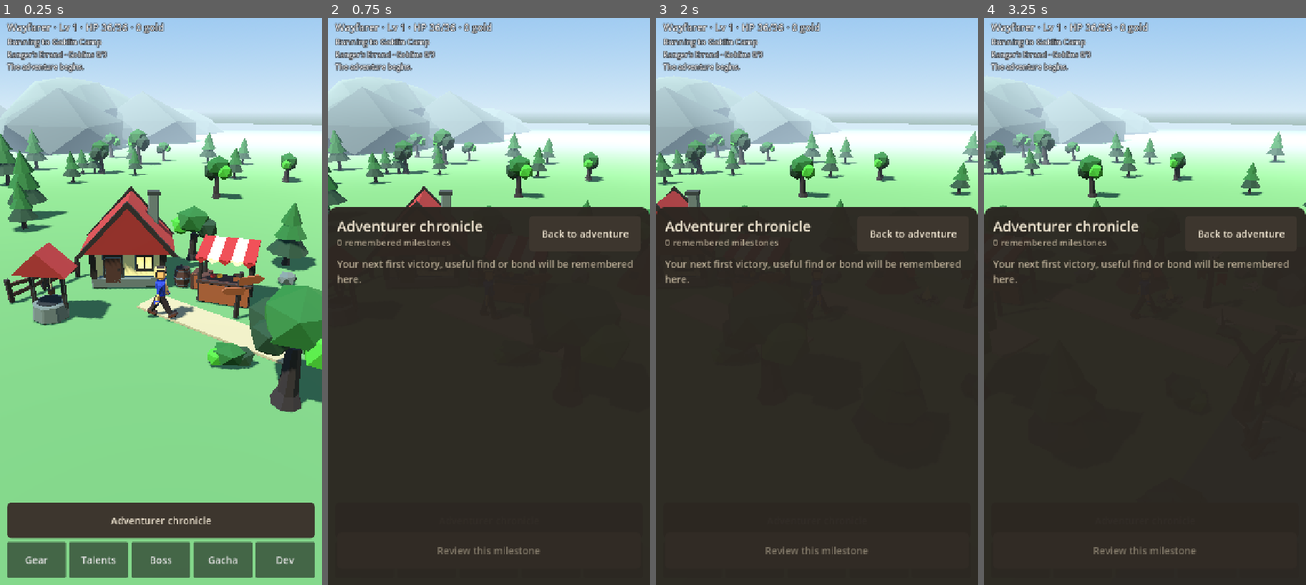
Above: before the commit, frames 1-4 (left to right).
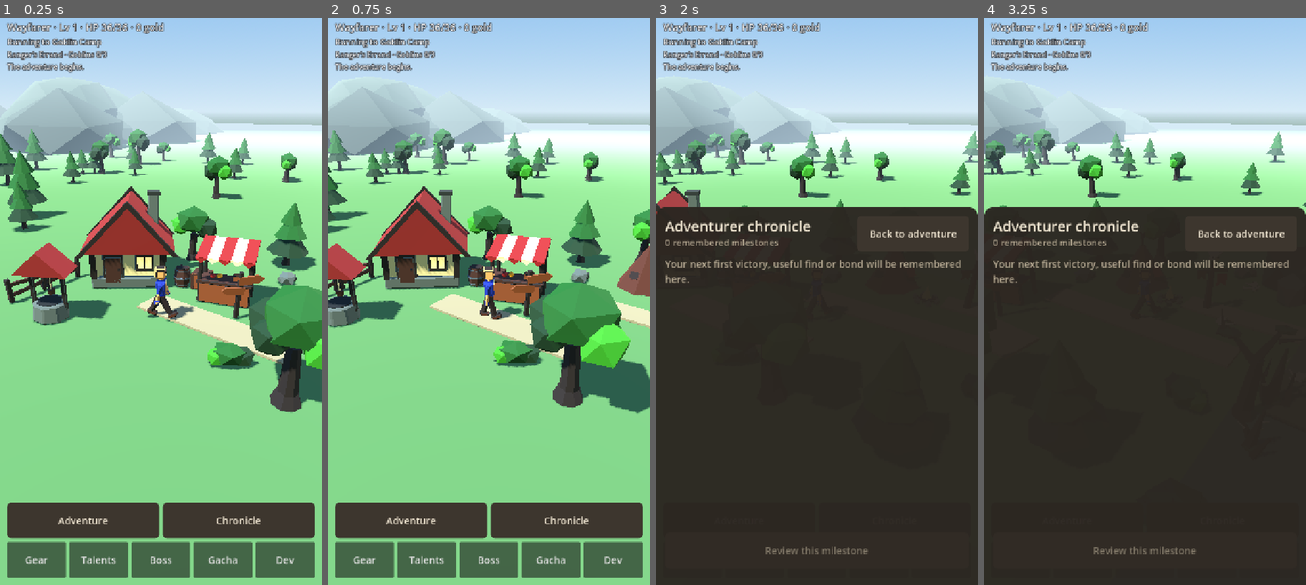
Above: after the commit, the same moments.

Repository: gabebartolo-spec/Idlerpg
Game: Godot game, scene res://main.tscn
Two runs of this game, one before a commit and one after it. Both use one fixed random seed, a clock stepped at 60 frames per second and the inputs below.
Inputs (mouse positions are in pixels of both pictures, inside the frame that each line leads up to):
- Up to frame 1 (0.25 s): no input
- Up to frame 2 (0.75 s): click (489, 522) at 0.5 s, where only the run before the commit has a clickable "Adventurer chronicle"
- Up to frame 3 (2 s): click "Adventurer chronicle" (after the commit: "Chronicle") at 1.25 s
- Up to frame 4 (3.25 s): click "Adventurer chronicle" (after the commit: "Adventure") at 2 s; click "Adventurer chronicle" (after the commit: "Adventure") at 2.75 s

The runs differ from the first frame. In frame 1, 0.5% of the frame differs, in the area x 18-81%, y 85-92%; in frame 2, 59%, in the area x 0-100%, y 33-100%; in frame 3, less than 0.1%; in frame 4, less than 0.1%.

Commit message:
feat: add three permanent adventure goals with tracked pursuits

Diff:
--- a/src/main.gd
+++ b/src/main.gd
@@ -10,6 +10,7 @@
 const GearScreenScript = preload("res://src/ui/gear_screen.gd")
 const TalentScreenScript = preload("res://src/ui/talent_screen.gd")
 const GachaScreenScript = preload("res://src/ui/gacha_screen.gd")
+const AdventureScreenScript = preload("res://src/ui/adventure_screen.gd")
 const SheetScript = preload("res://src/ui/sheet.gd")
 const ChronicleScreenScript = preload("res://src/ui/chronicle_screen.gd")
 const BossScreenScript = preload("res://src/ui/boss_screen.gd")
@@ -53,6 +54,7 @@
 var talent_panel: Control
 var boss_panel: Control
 var chronicle_panel: Control
+var adventure_panel: Control
 var return_highlights: VBoxContainer
 var talent_button: Button
 var talent_proc_pulse: float = 0.0
@@ -443,9 +445,17 @@
 	bottom_column.add_theme_constant_override("separation", 8)
 	bottom.add_child(bottom_column)
 
-	var chronicle_button := UiStyleScript.button("Adventurer chronicle")
+	var pursuits := HBoxContainer.new()
+	pursuits.add_theme_constant_override("separation", 8)
+	bottom_column.add_child(pursuits)
+	var adventure_button := UiStyleScript.button("Adventure")
+	adventure_button.size_flags_horizontal = Control.SIZE_EXPAND_FILL
+	adventure_button.pressed.connect(func() -> void: _toggle_sheet(adventure_panel))
+	pursuits.add_child(adventure_button)
+	var chronicle_button := UiStyleScript.button("Chronicle")
 	chronicle_button.pressed.connect(func() -> void: _toggle_sheet(chronicle_panel))
-	bottom_column.add_child(chronicle_button)
+	chronicle_button.size_flags_horizontal = Control.SIZE_EXPAND_FILL
+	pursuits.add_child(chronicle_button)
 
 	var actions := HBoxContainer.new()
 	actions.add_theme_constant_override("separation", 8)
@@ -525,6 +535,13 @@
 	gacha_panel.companion_changed.connect(_on_companion_changed)
 	gacha_collection_view = gacha_panel.collection_view
 	gacha_history_view = gacha_panel.history_view
+
+	adventure_panel = AdventureScreenScript.new()
+	adventure_panel.visible = false
+	canvas.add_child(adventure_panel)
+	adventure_panel.setup(sim)
+	adventure_panel.route_requested.connect(_open_chronicle_route)
+	adventure_panel.changed.connect(_save_now)
 
 	chronicle_panel = ChronicleScreenScript.new()
 	chronicle_panel.visible = false
@@ -594,7 +611,7 @@
 
 # Only one sheet, drawer or report is open at a time.
 func _close_drawers() -> void:
-	for sheet in [equipment_panel, talent_panel, boss_panel, gacha_panel, chronicle_panel, dev_panel, return_panel]:
+	for sheet in [equipment_panel, talent_panel, boss_panel, gacha_panel, adventure_panel, chronicle_panel, dev_panel, return_panel]:
 		if sheet != null:
 			sheet.visible = false
 
@@ -833,6 +850,9 @@
 	event_label.text = str(event.get("message", ""))
 	var event_type := str(event.get("type", ""))
 
+	if adventure_panel != null and adventure_panel.visible:
+		adventure_panel.refresh()
+
 	if event_type == "talent_proc":
 		talent_proc_pulse = 0.28
 		var talent_id: String = str(event.get("talent", ""))
--- a/src/sim/adventurer_sim.gd
+++ b/src/sim/adventurer_sim.gd
@@ -3,6 +3,7 @@
 
 signal event_emitted(event: Dictionary)
 
+const GoalsScript = preload("res://src/state/adventure_goals.gd")
 const ChronicleScript = preload("res://src/state/chronicle.gd")
 
 const GearCatalogScript = preload("res://src/data/gear_catalog.gd")
@@ -95,6 +96,7 @@
 }
 var recent_events: Array[String] = []
 var chronicle = ChronicleScript.new()
+var goals = GoalsScript.new()
 
 var unlocked_talents: Dictionary = {}
 var hero_attack_count: int = 0
@@ -283,11 +285,13 @@
 		"last_stand_used": last_stand_used,
 		"active_companion": active_companion,
 		"companion_bond_xp": companion_bond_xp.duplicate(true),
-		"chronicle": chronicle.to_save_dict()
+		"chronicle": chronicle.to_save_dict(),
+		"goals": goals.to_save_dict()
 	}
 
 func load_save_dict(data: Dictionary) -> void:
 	chronicle.load_save_dict(data.get("chronicle", {}))
+	goals.load_save_dict(data.get("goals", {}))
 	hero_position = _vec3_from_save(data.get("hero_position", []), TOWN_POSITION)
 	hero_level = max(1, int(data.get("hero_level", 1)))
 	hero_xp = max(0, int(data.get("hero_xp", 0)))
@@ -383,8 +387,16 @@
 	hero_hp = clampi(saved_hp, 0, effective_max_hp())
 	recent_events.clear()
 
+	if not data.has("goals"):
+		goals.update(self, false)
 	if not data.has("chronicle"):
 		_seed_legacy_chronicle()
+
+func set_tracked_goal(id: String) -> bool:
+	if not goals.track(id):
+		return false
+	_emit_event("goal_tracked", "Tracking an adventure goal.", {"goal": id})
+	return true
 
 func _seed_legacy_chronicle() -> void:
 	for item_name in gear_inventory:
@@ -1242,4 +1254,7 @@
 		recent_events.resize(6)
 
 	chronicle.observe(event)
+	if type != "goal_completed":
+		for completion in goals.update(self):
+			_emit_event("goal_completed", "%s complete. +%d gold." % [completion["title"], completion["gold"]], completion)
 	event_emitted.emit(event)
--- /dev/null
+++ b/src/state/adventure_goals.gd
@@ -0,0 +1,48 @@
+extends RefCounted
+
+const IDS := ["prepare", "boss", "world_collection"]
+const REWARD_GOLD := 25
+var tracked: String = "prepare"
+var completed: Dictionary = {}
+
+func cards(sim: Node) -> Array[Dictionary]:
+	var prepared: bool = not sim.equipped_item("weapon").is_empty()
+	var found := 0
+	for item in ["Briarheart Charm", "Briarhook", "Thornback Carapace"]:
+		if sim.has_discovered(item):
+			found += 1
+	return [
+		{"id": "prepare", "title": "Prepare your adventurer", "progress": 1 if prepared else 0, "required": 1, "route": "gear", "clue": "Equip a weapon. The first errand guarantees a Goblin Cleaver."},
+		{"id": "boss", "title": "Defeat Old Thornback", "progress": mini(1, sim.thornback_rank), "required": 1, "route": "boss", "clue": "Finish the opening errand, then prepare for the first Briarfen boss."},
+		{"id": "world_collection", "title": "Three Briarfen keepsakes", "progress": found, "required": 3, "route": "boss", "clue": "Discover Briarheart Charm, Briarhook and Thornback Carapace. Boss and hunts explains their guaranteed routes."}
+	]
+
+func track(id: String) -> bool:
+	if not id in IDS:
+		return false
+	tracked = id
+	return true
+
+func update(sim: Node, grant: bool = true) -> Array[Dictionary]:
+	var events: Array[Dictionary] = []
+	for card in cards(sim):
+		var id := str(card["id"])
+		if completed.has(id) or int(card["progress"]) < int(card["required"]):
+			continue
+		completed[id] = true
+		if grant:
+			sim.gold += REWARD_GOLD
+			events.append({"goal": id, "title": card["title"], "route": card["route"], "gold": REWARD_GOLD})
+	return events
+
+func to_save_dict() -> Dictionary:
+	return {"tracked": tracked, "completed": completed.duplicate()}
+
+func load_save_dict(data: Dictionary) -> void:
+	tracked = "prepare"
+	track(str(data.get("tracked", "prepare")))
+	completed.clear()
+	var saved: Dictionary = data.get("completed", {})
+	for id in IDS:
+		if bool(saved.get(id, false)):
+			completed[id] = true
--- a/src/state/chronicle.gd
+++ b/src/state/chronicle.gd
@@ -22,6 +22,8 @@
 func observe(event: Dictionary) -> void:
 	var kind := str(event.get("type", ""))
 	match kind:
+		"goal_completed":
+			record("goal:" + str(event["goal"]), str(event["message"]), str(event["route"]), 85)
 		"enemy_defeated":
 			var enemy := str(event.get("enemy", ""))
 			if enemy == "thornback":
--- a/src/state/persistence.gd
+++ b/src/state/persistence.gd
@@ -6,7 +6,7 @@
 # These saves are for single-player continuity. They are files on the player's device and
 # a device clock, so nothing here can be trusted as online or competitive state.
 
-const SAVE_VERSION := 4
+const SAVE_VERSION := 5
 const DEFAULT_PATH := "user://idle_rpg_save.json"
 const MAX_OFFLINE_SECONDS := 7 * 24 * 60 * 60
 
@@ -176,6 +176,9 @@
 		# Version 4 adds a bounded milestone chronicle. Older saves seed known firsts
 		# without fabricating events; see AdventurerSim._seed_legacy_chronicle.
 		version = 4
+	if version == 4:
+		# Version 5 adds permanent goals; old completed criteria seed without rewards.
+		version = 5
 	data["version"] = version
 	return data
 
--- /dev/null
+++ b/src/ui/adventure_screen.gd
@@ -0,0 +1,62 @@
+extends "res://src/ui/sheet.gd"
+
+signal route_requested(route: String)
+signal changed
+var sim: Node
+var list: Control
+var selected: String = "prepare"
+var rows := {}
+var cards := {}
+var detail: Label
+var track_button: Button
+var review_button: Button
+
+func setup(sim_node: Node) -> void:
+	sim = sim_node
+	var column := build_sheet("Adventure goals")
+	list = add_list(column)
+	list.row_tapped.connect(func(row: Control) -> void:
+		selected = str(row.get_meta("key"))
+		refresh_detail())
+	detail = Style.label("", 20, Style.MUTED)
+	detail.autowrap_mode = TextServer.AUTOWRAP_WORD_SMART
+	column.add_child(detail)
+	var actions := HBoxContainer.new()
+	column.add_child(actions)
+	track_button = Style.button("Track goal", true)
+	track_button.size_flags_horizontal = Control.SIZE_EXPAND_FILL
+	track_button.pressed.connect(func() -> void:
+		if sim.set_tracked_goal(selected):
+			refresh()
+			changed.emit())
+	actions.add_child(track_button)
+	review_button = Style.button("Review preparation")
+	review_button.size_flags_horizontal = Control.SIZE_EXPAND_FILL
+	review_button.pressed.connect(func() -> void: route_requested.emit(str(cards[selected]["route"])))
+	actions.add_child(review_button)
+	refresh()
+
+func refresh() -> void:
+	clear_list(list)
+	rows.clear()
+	cards.clear()
+	subtitle_label.text = "Three pursuits · one tracked · no daily reset"
+	for card in sim.goals.cards(sim):
+		var id := str(card["id"])
+		cards[id] = card
+		var done: bool = sim.goals.completed.has(id)
+		var row := make_row(id, 128.0)
+		rows[id] = row
+		var progress := "Complete · reward delivered" if done else "%d/%d · +25 gold once" % [card["progress"], card["required"]]
+		var words := Style.label("%s%s\n%s" % ["Tracked · " if sim.goals.tracked == id else "", card["title"], progress], 22)
+		words.autowrap_mode = TextServer.AUTOWRAP_WORD_SMART
+		row.add_child(words)
+		list.content.add_child(row)
+	refresh_detail()
+
+func refresh_detail() -> void:
+	if not cards.has(selected):
+		selected = sim.goals.tracked
+	restyle_rows(rows, selected)
+	detail.text = str(cards[selected]["clue"])
+	track_button.disabled = sim.goals.tracked == selected
--- /dev/null
+++ b/tests/test_goals.gd
@@ -0,0 +1,52 @@
+extends SceneTree
+const Sim = preload("res://src/sim/adventurer_sim.gd")
+const Goals = preload("res://src/state/adventure_goals.gd")
+var failures := 0
+func _init() -> void:
+	call_deferred("run")
+func check(ok: bool, message: String) -> void:
+	if not ok:
+		failures += 1
+		push_error(message)
+	else:
+		print("PASS: ", message)
+func hero() -> Node:
+	var sim := Sim.new()
+	root.add_child(sim)
+	return sim
+func run() -> void:
+	var sim := hero()
+	check(sim.goals.cards(sim).size() == 3 and sim.goals.completed.is_empty(), "new adventurer has three honest unfinished goals")
+	check(sim.set_tracked_goal("world_collection") and not sim.set_tracked_goal("daily"), "one valid pursuit can be tracked")
+	sim.add_gear("Goblin Cleaver")
+	check(not sim.goals.completed.has("prepare"), "owning a weapon is not confused with equipping it")
+	var before: int = sim.gold
+	sim.equip_gear("Goblin Cleaver")
+	check(sim.gold == before + Goals.REWARD_GOLD and sim.goals.completed.has("prepare"), "preparation grants its gold once")
+	sim.unequip_gear("Goblin Cleaver")
+	sim.equip_gear("Goblin Cleaver")
+	check(sim.gold == before + Goals.REWARD_GOLD, "unequip and re-equip cannot farm the reward")
+	var state: Dictionary = sim.to_save_dict()
+	var a := hero()
+	var b := hero()
+	a.load_save_dict(state)
+	b.load_save_dict(state)
+	a.simulate_elapsed(1800.0)
+	b.simulate_offline(1800.0)
+	check(a.to_save_dict() == b.to_save_dict(), "goal rewards and chronicle are identical watched and offline")
+	check(b.goals.completed.has("boss") and b.chronicle.seen.has("goal:boss"), "offline boss goal produces a real return milestone")
+	for item in ["Briarheart Charm", "Briarhook", "Thornback Carapace"]:
+		b._discover(item)
+	check(b.goals.completed.has("world_collection"), "permanent discoveries finish the collection pursuit")
+	var earned: int = b.gold
+	var reloaded := hero()
+	reloaded.load_save_dict(JSON.parse_string(JSON.stringify(b.to_save_dict(), "", true, true)))
+	reloaded._discover("Briarhook")
+	check(reloaded.gold == earned and reloaded.goals.tracked == "world_collection", "reload preserves tracking and once-only completion")
+	var legacy: Dictionary = b.to_save_dict()
+	legacy.erase("goals")
+	reloaded.load_save_dict(legacy)
+	reloaded.set_tracked_goal("boss")
+	check(reloaded.gold == earned and reloaded.goals.completed.size() == 3, "older saves keep completed criteria without retroactive reward farming")
+	print("Goal tests complete: %d failure(s)" % failures)
+	quit(failures)
--- a/tests/test_hunts.gd
+++ b/tests/test_hunts.gd
@@ -228,7 +228,7 @@
 	_check(migrated.thornback_rank == 0 and migrated.hunt_target == HuntCatalogScript.DEFAULT_HUNT and migrated.last_boss_fight.is_empty(), "an older save starts the boss at rank 0 with the default hunt")
 	_check(migrated.has_discovered("Briarheart Charm") and not migrated.has_discovered("Briarhook"), "a world item it already owns counts as discovered, so it cannot be claimed again")
 	_check(migrated.equipped_item("accessory") == "Briarheart Charm" and migrated.has_gear_effect("thornward"), "and the Charm it was wearing now carries its effect")
-	_check(PersistenceScript.SAVE_VERSION == 4, "the save format includes the version 4 chronicle")
+	_check(PersistenceScript.SAVE_VERSION >= 4, "the save format includes the version 4 chronicle")
 	sim.free()
 	restored.free()
 	migrated.free()
--- a/tools/economy/baseline_model.gd
+++ b/tools/economy/baseline_model.gd
@@ -50,6 +50,7 @@
 	var tokens_spent: int = 0
 	var gold_from_quests: int = 0
 	var gold_from_discoveries: int = 0
+	var gold_from_goals: int = 0
 	# Per day, index 1..days.
 	var draws: PackedInt32Array
 	var new_draws: PackedInt32Array
@@ -69,6 +70,8 @@
 		var type := str(event.get("type", ""))
 		if type == "quest_completed":
 			gold_from_quests += int(event.get("gold", 0))
+		if type == "goal_completed":
+			gold_from_goals += int(event.get("gold", 0))
 		if type == "world_discovery":
 			gold_from_discoveries += int(event.get("gold", 0))
 		elif type == "enemy_defeated" and str(event.get("enemy", "")) == "thornback" and boss_first_kill_seconds < 0.0:
@@ -288,7 +291,7 @@
 	var expected := account.tokens_started + account.tokens_purchased + account.tokens_income + account.tokens_salvaged - account.tokens_spent
 	if expected != account.game.gacha_tokens or account.game.gacha_tokens < 0:
 		ledger_failures.append("%s: tokens %d, ledger says %d" % [label, account.game.gacha_tokens, expected])
-	var gold_earned: int = account.gold_from_quests + account.gold_from_discoveries
+	var gold_earned: int = account.gold_from_quests + account.gold_from_discoveries + account.gold_from_goals
 	if account.stepped and gold_earned != account.sim.gold:
 		ledger_failures.append("%s: gold %d, ledger says %d" % [label, account.sim.gold, gold_earned])
 
Not shown, changed: docs/RESEARCH_BACKLOG.md
Not shown, changed: scripts/run_tests.sh
